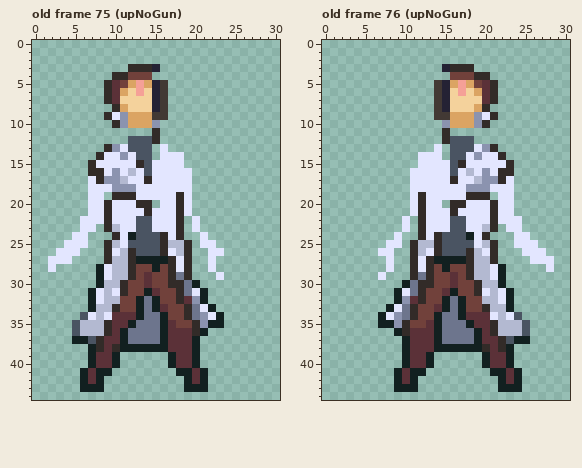
File history of a pixel-art file, rawAssets/animations/Flipside_Player_Model_AllAnims_Cropped.aseprite. The picture above was drawn from the file before the commit.
31x45 pixels, 82 frames. Shown: old frame 75 (upNoGun), old frame 76 (upNoGun). The commit also changed other frames, which this record leaves out.
The result:
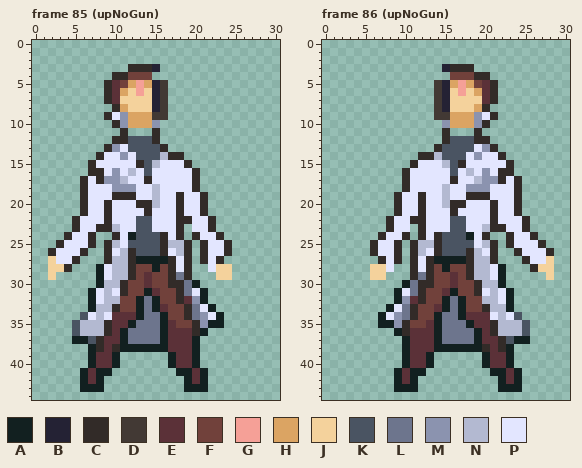
Palette (. is transparent): A #122020  B #242234  C #322b28  D #423934  E #5b3138  F #71413b  G #f5a097  H #dba463  J #f4d29c  K #4a5462  L #6d758d  M #8b93af  N #b3b9d1  P #e3e6ff
The author wrote: player death in flipspace animation implemented
From old to new:
frames 82 -> 92
Frame 85 (upNoGun) against old frame 75 (upNoGun), layer "Sprite Sheet":
Colour C is added in row 11 at x 11; in row 12 at x 10 to 11; in row 15 at x 19; in row 16 at x 20; in rows 17 to 18 at x 6 and 20; in rows 19 to 21 at x 6 and 21.
Colour C is added in row 22 at x 5, 19 and 22; in row 23 at x 5, 8 and 22; in row 24 at x 4, 7, 20 and 23; in row 25 at x 3, 7 and 24; in row 26 at x 2, 6, 21 and 24; in row 27 at x 5, 21 and 23.
Colour C is added in row 28 at x 4.
Colour C replaces colour P in row 13 at x 16; in row 14 at x 17 to 18; in row 25 at x 21.
Colour J is added in row 28 at x 3 and 23 to 24; in row 29 at x 2 and 24.
Colour J replaces colour P in rows 27 to 28 at x 2; in row 29 at x 23.
Colour K is added in rows 13 to 14 at x 15.
Colour N is added in row 20 at x 15.
Colour N replaces colour P in row 14 at x 16; in row 15 at x 15; in rows 18 to 19 at x 15.
Colour P is added in row 19 at x 9 and 20; in rows 20 to 21 at x 20; in rows 22 to 23 at x 21; in row 24 at x 22; in row 25 at x 23.
Frame 86 (upNoGun) against old frame 76 (upNoGun), layer "Sprite Sheet":
Colour C is added in row 11 at x 19; in row 12 at x 19 to 20; in row 15 at x 11; in row 16 at x 10; in rows 17 to 18 at x 10 and 24; in rows 19 to 21 at x 9 and 24.
Colour C is added in row 22 at x 8, 11 and 25; in row 23 at x 8, 22 and 25; in row 24 at x 7, 10, 23 and 26; in row 25 at x 6, 23 and 27; in row 26 at x 6, 9, 24 and 28; in row 27 at x 7, 9 and 25.
Colour C is added in row 28 at x 26.
Colour C replaces colour P in row 13 at x 14; in row 14 at x 12 to 13; in row 25 at x 9.
Colour J is added in row 28 at x 6 to 7 and 27; in row 29 at x 6 and 28.
Colour J replaces colour P in rows 27 to 28 at x 28; in row 29 at x 7.
Colour K is added in rows 13 to 14 at x 15.
Colour N is added in row 20 at x 15.
Colour N replaces colour P in row 14 at x 14; in row 15 at x 15; in rows 18 to 19 at x 15.
Colour P is added in row 19 at x 10 and 21; in rows 20 to 21 at x 10; in rows 22 to 23 at x 9; in row 24 at x 8; in row 25 at x 7.
Changed places in both pictures, as pixel boxes (x1, y1, x2, y2):
changed: (48, 128, 128, 280)
changed: (152, 144, 232, 280)
changed: (370, 128, 490, 280)
changed: (490, 176, 554, 280)
